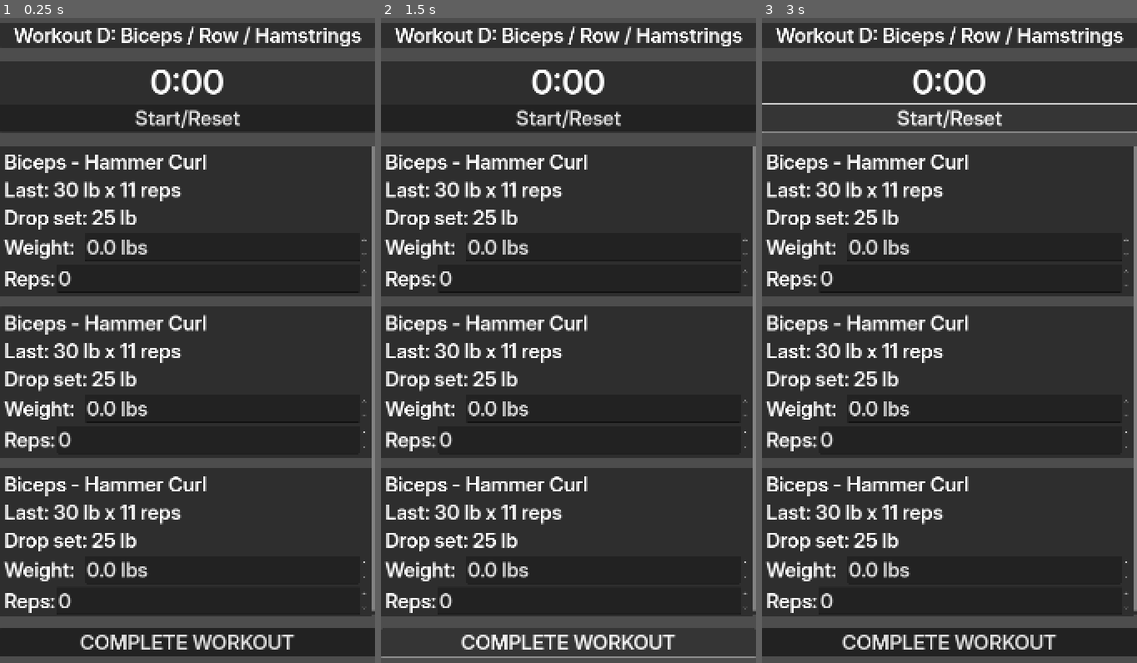
Above: before the commit, frames 1-3 (left to right).
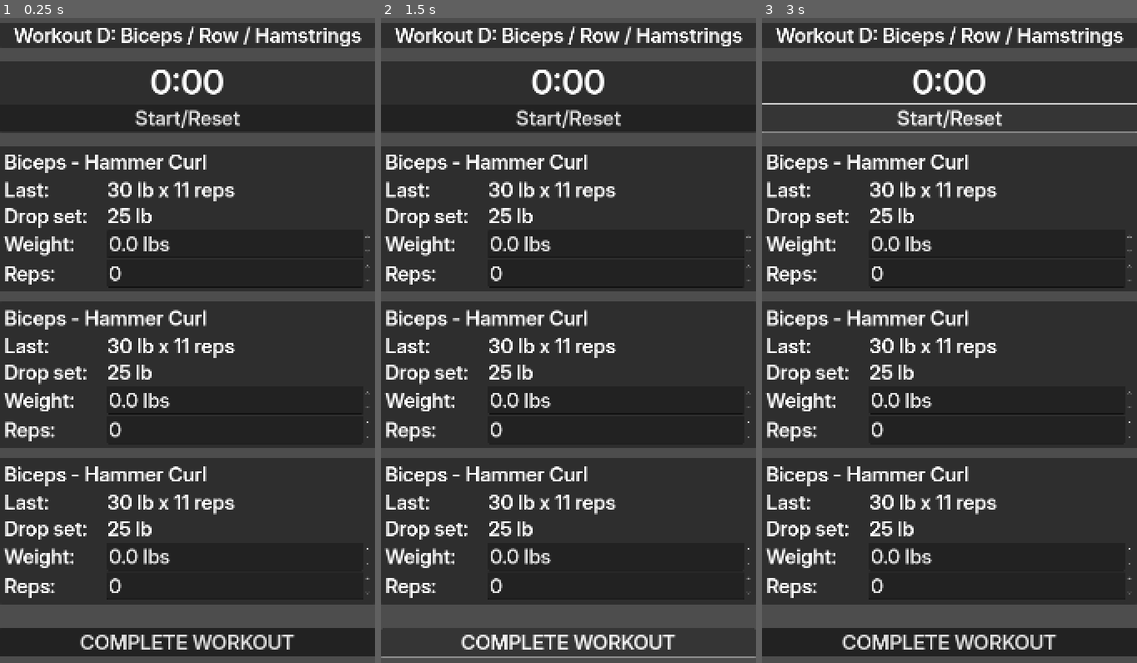
Above: after the commit, the same moments.

Repository: DanielMcPherson/workout-tracker
Game: Godot game, scene res://main.tscn
Two runs of this game, one before a commit and one after it. Both use one fixed random seed, a clock stepped at 60 frames per second and the inputs below.
Inputs:
- Up to frame 1 (0.25 s): no input
- Up to frame 2 (1.5 s): click "COMPLETE WORKOUT" at 0.5 s; click "COMPLETE WORKOUT" at 1.25 s
- Up to frame 3 (3 s): click "COMPLETE WORKOUT" at 2 s; click "Start/Reset" at 2.75 s

The runs differ from the first frame. In frame 1, 17% of the frame differs, in the area x 0-100%, y 19-93%; in frame 2, 17%; in frame 3, 17%.

Commit message:
GridContainer

Diff:
--- a/exercise_panel.tscn
+++ b/exercise_panel.tscn
@@ -25,37 +25,43 @@
 layout_mode = 2
 text = "Biceps - Hammer Curl"
 
-[node name="LastLabel" type="Label" parent="ContentMargin/VBoxContainer"]
+[node name="GridContainer" type="GridContainer" parent="ContentMargin/VBoxContainer"]
 layout_mode = 2
-text = "Last: 30 lb x 11 reps"
+theme_override_constants/h_separation = 48
+columns = 2
 
-[node name="DropLabel" type="Label" parent="ContentMargin/VBoxContainer"]
+[node name="LastValueLabel" type="Label" parent="ContentMargin/VBoxContainer/GridContainer"]
 layout_mode = 2
-text = "Drop set: 25 lb"
+text = "Last:"
 
-[node name="WeightHBox" type="HBoxContainer" parent="ContentMargin/VBoxContainer"]
+[node name="LastValue" type="Label" parent="ContentMargin/VBoxContainer/GridContainer"]
 layout_mode = 2
-theme_override_constants/separation = 25
+text = "30 lb x 11 reps"
 
-[node name="WeightLabel" type="Label" parent="ContentMargin/VBoxContainer/WeightHBox"]
+[node name="DropLabel" type="Label" parent="ContentMargin/VBoxContainer/GridContainer"]
+layout_mode = 2
+text = "Drop set:"
+
+[node name="DropValueLabel" type="Label" parent="ContentMargin/VBoxContainer/GridContainer"]
+layout_mode = 2
+text = "25 lb"
+
+[node name="WeightLabel" type="Label" parent="ContentMargin/VBoxContainer/GridContainer"]
 layout_mode = 2
 text = "Weight:"
 
-[node name="WeightInput" type="SpinBox" parent="ContentMargin/VBoxContainer/WeightHBox"]
+[node name="WeightInput" type="SpinBox" parent="ContentMargin/VBoxContainer/GridContainer"]
 layout_mode = 2
 size_flags_horizontal = 3
 max_value = 500.0
 step = 2.5
 suffix = "lbs"
 
-[node name="RepsHBox" type="HBoxContainer" parent="ContentMargin/VBoxContainer"]
-layout_mode = 2
-
-[node name="RepsLabel" type="Label" parent="ContentMargin/VBoxContainer/RepsHBox"]
+[node name="RepsLabel" type="Label" parent="ContentMargin/VBoxContainer/GridContainer"]
 layout_mode = 2
 text = "Reps:"
 
-[node name="RepsInput" type="SpinBox" parent="ContentMargin/VBoxContainer/RepsHBox"]
+[node name="RepsInput" type="SpinBox" parent="ContentMargin/VBoxContainer/GridContainer"]
 layout_mode = 2
 size_flags_horizontal = 3
 max_value = 25.0
